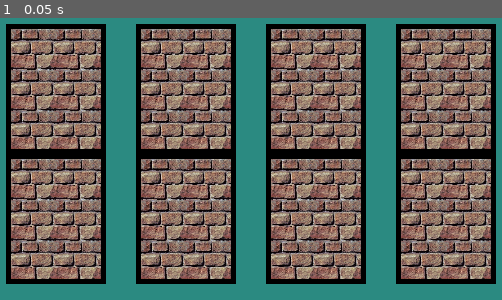
Above: before the commit, frame 1.
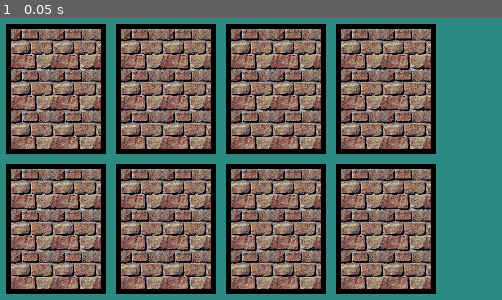
Above: after the commit, the same moment.

Repository: KapFlagon/Memory-Fun
Game: Godot game, scene res://src/screens/TestGameScreen.tscn
Two runs of this game, one before a commit and one after it. Both use one fixed random seed, a clock stepped at 60 frames per second and the inputs below.
Inputs:
- Up to frame 1 (0.05 s): no input

The runs differ from the first frame. In frame 1, 69% of the frame differs, in the area x 1-99%, y 2-98%.

Commit message:
Began creating selection functions.

Diff:
--- a/src/entities/game_objects/Card.gd
+++ b/src/entities/game_objects/Card.gd
@@ -1,64 +1,71 @@
 extends CardBase
 
 # variables
-export (int) var currentState setget setCurrentState, getCurrentState
-export (int) var shape setget setShape, getShape
-export (int) var colour setget setColour, getColour
+export (int) var current_state setget set_current_state, get_current_state
+export (int) var shape setget set_shape, get_shape
+export (int) var colour setget set_colour, get_colour
 
-var imgFile
+var img_file
 
 
 # functions
 # Called when the node enters the scene tree for the first time.
 func _ready() -> void:
-	#currentState = e_states.BLANK
+	#current_state = e_states.BLANK
 	#init(e_shapes.CIRCLE, e_colours.BLUE)
 	pass # Replace with function body.
 
-func initCard(newShape, newColour) -> void:
+func init_card(new_shape, new_colour) -> void:
 	# Using as a "constructor" of sorts
-	setShape(newShape)
-	setColour (newColour)
-	setCurrentState(e_states.FACE_DOWN)
+	set_shape(new_shape)
+	set_colour (new_colour)
+	set_current_state(e_states.FACE_DOWN)
 
-func setCurrentState(newState) -> void:
-	currentState = newState
-	updateCardVisibility()
 
-func getCurrentState():
-	return currentState
+func set_current_state(new_state) -> void:
+	current_state = new_state
+	update_card_visibility()
 
-func setShape(newShape):
-	shape = newShape
-	loadShapeResource()
 
-func getShape():
+func get_current_state():
+	return current_state
+
+
+func set_shape(new_shape):
+	shape = new_shape
+	load_shape_resource()
+
+
+func get_shape():
 	return shape
 
-func setColour(newColour):
-	colour = newColour
-	loadColourResource()
 
-func getColour():
+func set_colour(new_colour):
+	colour = new_colour
+	load_colour_resource()
+
+
+func get_colour():
 	return colour
 
-func loadShapeResource() -> void:
-	while imgFile == null:
+
+func load_shape_resource() -> void:
+	while img_file == null:
 		match shape:
 			e_shapes.CIRCLE:
-				imgFile = load("res://assets/images/Circle.png") # Godot loads the Resource when it reads the line.
+				img_file = load("res://assets/images/Circle.png") # Godot loads the Resource when it reads the line.
 			e_shapes.SQUARE:
-				imgFile = load("res://assets/images/Square.png")
+				img_file = load("res://assets/images/Square.png")
 			e_shapes.TRIANGLE:
-				imgFile = load("res://assets/images/Triangle.png")
+				img_file = load("res://assets/images/Triangle.png")
 			e_shapes.DIAMOND:
-				imgFile = load("res://assets/images/Diamond.png")
+				img_file = load("res://assets/images/Diamond.png")
 			e_shapes.STAR:
-				imgFile = load("res://assets/images/Star.png")
-		get_node("FaceSprite").texture = imgFile
+				img_file = load("res://assets/images/Star.png")
+		get_node("FaceSprite").texture = img_file
 
-func loadColourResource() -> void:
-	var rgbaVal
+
+func load_colour_resource() -> void:
 	match colour:
 		e_colours.WHITE:
 			get_node("FaceColour").color = Color(1, 1, 1, 1)
@@ -76,12 +83,12 @@
 			get_node("FaceColour").color = Color(0.40, 1, 0, 1)
 
 
-func updateCardVisibility() -> void:
-	if currentState == e_states.FACE_DOWN:
+func update_card_visibility() -> void:
+	if current_state == e_states.FACE_DOWN:
 		get_node("BackSprite").show()
 		get_node("FaceColour").hide()
 		get_node("FaceSprite").hide()
-	elif currentState == e_states.FACE_UP or currentState == e_states.MATCHED:
+	elif current_state == e_states.FACE_UP or current_state == e_states.MATCHED:
 		get_node("BackSprite").hide()
 		get_node("FaceColour").show()
 		get_node("FaceSprite").show()
@@ -92,6 +99,6 @@
 	# Detect
 	pass # Replace with function body.
 
-func printCard() -> void:
-	#print("position: " + position + ", currentState: " + currentState + ", Shape: " + shape + ", Colour: " + colour)
-	pass
+
+func print_card() -> void:
+	print("position: " + str(position) + ", current_state: " + str(current_state) + ", Shape: " + str(shape) + ", Colour: " + str(colour))
--- a/src/entities/game_objects/GridManager.gd
+++ b/src/entities/game_objects/GridManager.gd
@@ -1,71 +1,100 @@
 extends CardBase
 
-var cardGrid = []
-var cardPreLoad = preload("res://src/entities/game_objects/Card.tscn")
-var random = RandomNumberGenerator.new()
 
-# Grid Variables
-export (int) var columns
+enum GameState {NEW, ONGOING, COMPLETED}
+
+
+# Export Variables for Grid
+export var columns: int
 export var rows: int
 export var x_start: int
 export var y_start: int
-export var offset: int
+export var item_width: int
+export var item_height: int
+export var item_padding_x: int
+export var item_padding_y: int
+
+var card_grid = []
+var CardPreLoad = preload("res://src/entities/game_objects/Card.tscn")
+var random = RandomNumberGenerator.new()
+var selector_position := Vector2(0, 0)
+
 
 # Called when the node enters the scene tree for the first time.
 func _ready() -> void:
-	cardGrid = create2dArray()
-	populateGrid()
-	print(cardGrid)
+	card_grid = create_2D_array()
+	populate_grid()
+	#print(card_grid)
+	#print("post shuffle")
+	#print_2D_array()
 
 
 # Called every frame. 'delta' is the elapsed time since the previous frame.
-#func _process(delta: float) -> void:
-#	pass
+func _process(delta: float) -> void:
+	pass
 
-func randomizeCardParams():
+
+func randomize_card_params():
 	var tempArray = []
 	tempArray.append(random.randi_range(0, e_shapes.size()-1))
 	tempArray.append(random.randi_range(0, e_colours.size()-1))
 	return tempArray
 
-func createCard(cardParamsArray):
-	var newCard = cardPreLoad.instance()
-	newCard.initCard(cardParamsArray[0], cardParamsArray[1])
-	return newCard
 
-func populateGrid():
-	var cardCounter = 0
-	var tempCardParams = randomizeCardParams()
-	var tempCard
+func create_card(card_params_array):
+	var new_card = CardPreLoad.instance()
+	new_card.init_card(card_params_array[0], card_params_array[1])
+	return new_card
+
+
+func populate_grid():
+	var card_counter = 0
+	var temp_card_params = randomize_card_params()
+	var temp_card
 	# Each card should be added twice, so that there are always pairs
 	for i in columns:
 		for j in rows:
-			if cardCounter < 2:
-				# append to array
-				cardCounter = cardCounter + 1
+			# Check if new card template needs to be generated.
+			if card_counter < 2:
+				card_counter = card_counter + 1
 				pass
 			else:
-				tempCardParams = randomizeCardParams()
-				cardCounter = 1
-			#get_tree().get_root().add_child(tempCard)
-			tempCard = createCard(tempCardParams)
-			tempCard.set_position(grid_to_pixel(i, j))
-			add_child(tempCard)
-			#cardGrid[i].append(tempCard)
-	cardGrid.shuffle()
+				temp_card_params = randomize_card_params()
+				card_counter = 1
+			temp_card = create_card(temp_card_params)
+			temp_card.set_position(grid_to_pixel(i, j))
+			add_child(temp_card)
+			card_grid[i][j] = temp_card
+	#print("pre shuffle")
+	#print_2D_array()
+	#card_grid = shuffle_card_grid(1)
 
 
 func grid_to_pixel(column, row):
-	var new_x = x_start + offset * column
-	var new_y = y_start + -offset * row
+	var new_x = x_start + (item_width * column) + (item_padding_x * column)
+	var new_y = y_start + (item_height * row) + (item_padding_y * row)
+	#print("x: " + str(new_x) + ", y: " + str(new_y))
 	return Vector2(new_x, new_y)
 
-#func checkPair(card_A: Card, card_B: Card):
-#	var checkResult := true
-#	return checkResult
-#	pass
 
-func create2dArray():
+func pixel_to_grid(xPos, yPos):
+	pass
+
+
+func check_pair(card_a_grid_location: Vector2, card_b_grid_location: Vector2):
+	var full_match = false
+	var colour_match = false
+	var shape_match = false
+	if card_grid[card_a_grid_location.x][card_a_grid_location.y].get_shape() == card_grid[card_b_grid_location.x][card_b_grid_location.y].get_shape():
+		shape_match = true
+	if card_grid[card_a_grid_location.x][card_a_grid_location.y].get_colour() == card_grid[card_b_grid_location.x][card_b_grid_location.y].get_colour():
+		colour_match = true
+	if shape_match and colour_match:
+		full_match = true
+	return full_match
+
+
+func create_2D_array():
 	var array = []
 	for i in columns:
 		array.append([])
@@ -73,7 +102,27 @@
 			array[i].append(null)
 	return array
 
-func print2Darray():
-	for i in cardGrid:
-		for j in cardGrid[i]:
-			j.printCard()
+
+func print_2D_array():
+	for i in columns:
+		for j in rows:
+			print("grid number " + str(i) + ", " + str(j))
+			card_grid[i][j].print_card()
+
+
+func validate_selection_icon_location(new_location: Vector2):
+	if new_location.x >= 0 and new_location.y >= 0:
+		if new_location.x < columns and new_location.y < rows:
+			return true
+		else:
+			return false
+	else:
+		return false
+
+func shuffle_card_grid(num_of_shuffles: int):
+	# https://bost.ocks.org/mike/shuffle/
+	var shuffled_2D_array
+	var total_items = columns * rows
+
+	#return shuffled_2D_array
+	pass
--- a/src/entities/game_objects/GridManager.tscn
+++ b/src/entities/game_objects/GridManager.tscn
@@ -4,3 +4,13 @@
 
 [node name="GridManager" type="Node2D"]
 script = ExtResource( 1 )
+
+[node name="SelectionIcon" type="ColorRect" parent="."]
+visible = false
+margin_right = 220.0
+margin_bottom = 280.0
+rect_scale = Vector2( 0.5, 0.5 )
+color = Color( 0.698039, 0.403922, 0.403922, 1 )
+__meta__ = {
+"_edit_use_anchors_": false
+}
--- a/src/screens/TestGameScreen.tscn
+++ b/src/screens/TestGameScreen.tscn
@@ -17,5 +17,8 @@
 columns = 4
 rows = 2
 x_start = 10
-y_start = 140
-offset = 130
+y_start = 10
+item_width = 100
+item_height = 130
+item_padding_x = 10
+item_padding_y = 10
Not shown, changed: ToDo
